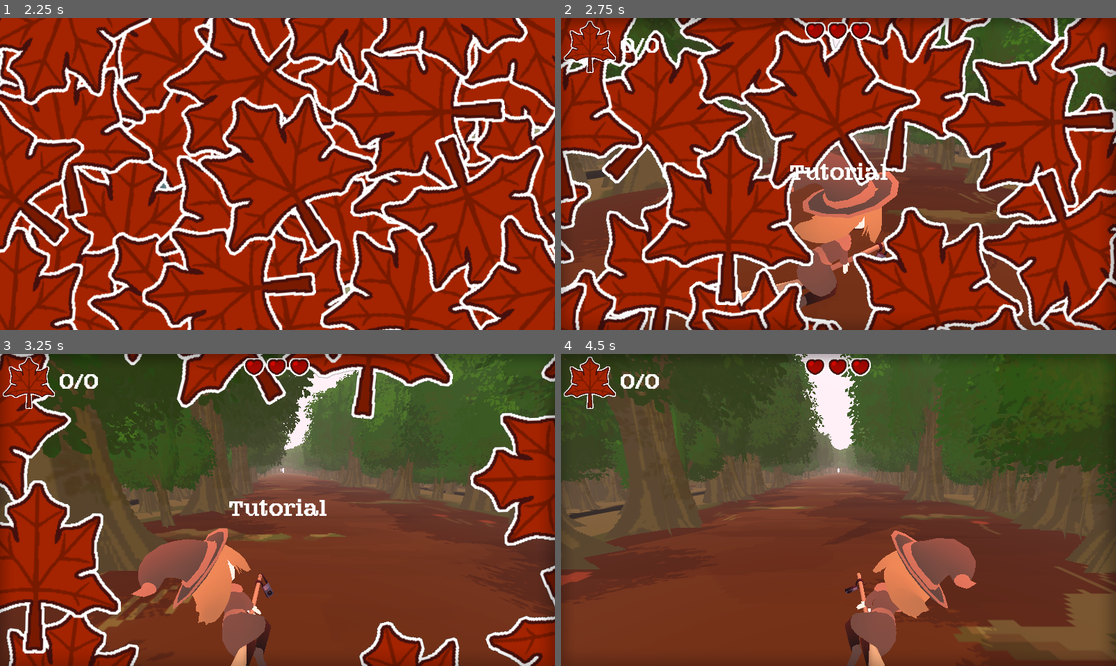
Above: before the commit, frames 1-4 (two rows, left to right).
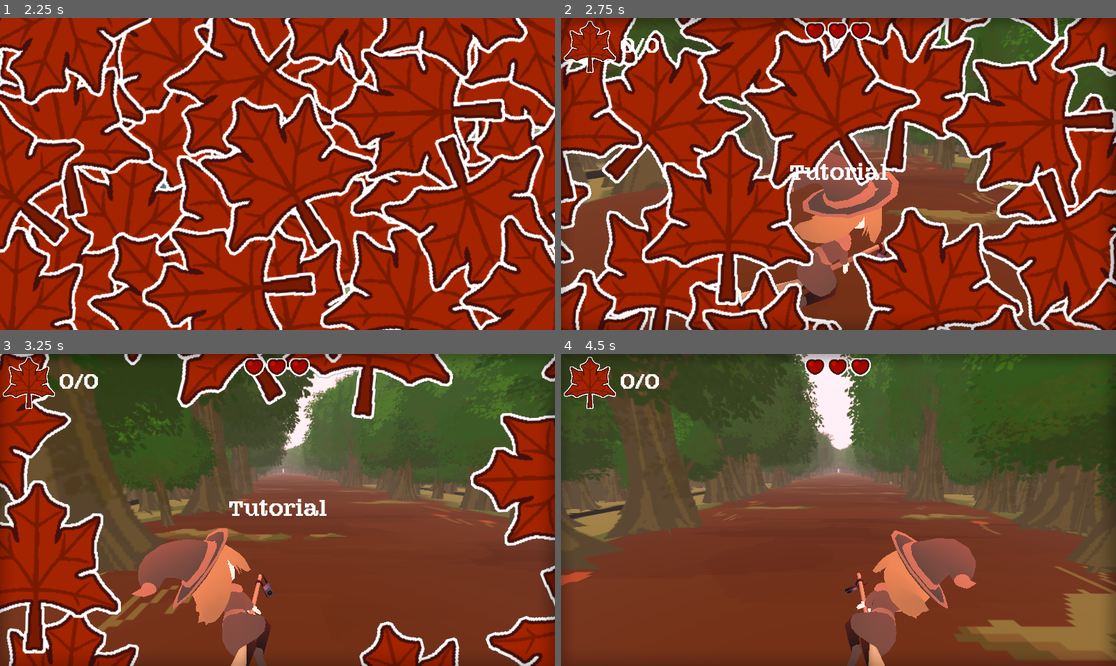
Above: after the commit, the same moments.

Repository: wewewer123/Cozy-Chaos-Fall-2025
Game: Godot game, scene res://scenes/game/GameHolder.tscn
Two runs of this game, one before a commit and one after it. Both use one fixed random seed, a clock stepped at 60 frames per second and the inputs below.
Inputs (mouse positions are in pixels of both pictures, inside the frame that each line leads up to):
- Up to frame 1 (2.25 s): tap Enter at 0.5 s; move the mouse to (399, 158) at 0.52 s; hold D (right) 0.53-1.25 s; tap G (read_leaf) at 0.6 s; click (399, 158) at 0.67 s; click "story" at 1.25 s; click "story" at 2 s
- Up to frame 2 (2.75 s): no input
- Up to frame 3 (3.25 s): move the mouse to (166, 525) at 2.77 s; hold A (left) from 2.78 s (still down); tap H (read_lives) at 2.85 s
- Up to frame 4 (4.5 s): move the mouse to (894, 441) at 3.52 s; release A (left) at 3.53 s; hold D (right) from 3.53 s (still down); tap T at 3.6 s; move the mouse to (810, 572) at 4.27 s; tap Y at 4.35 s; click (810, 572) at 4.42 s

Frame 1 is identical in both runs. In frame 2, 1.0% of the frame differs, in the area x 1-91%, y 2-66%; in frame 3, 3.2%; in frame 4, 4.6%, in the area x 0-100%, y 0-98%.
Error in both runs: Invalid access to property or key 'leaf' on a base object of type 'Nil'. (res://scripts/game/game_manager.gd:47)

Commit message:
Fixes Tree Fade In

Diff:
--- a/scenes/lane_objects/lane_spawner.tscn
+++ b/scenes/lane_objects/lane_spawner.tscn
@@ -1,7 +1,7 @@
 [gd_scene load_steps=7 format=3 uid="uid://cktfpcvhahrcj"]
 
 [ext_resource type="Script" uid="uid://dhjvv4781r048" path="res://scripts/lane_objects/Spawner.gd" id="1_iv1uh"]
-[ext_resource type="PackedScene" uid="uid://b5fjd6vcxcjrp" path="res://scenes/lane_objects/obstacles/autumnTrees.tscn" id="2_23yn0"]
+[ext_resource type="PackedScene" uid="uid://b5fjd6vcxcjrp" path="res://scenes/lane_objects/obstacles/tree.tscn" id="2_23yn0"]
 [ext_resource type="PackedScene" uid="uid://cqcmrldguya81" path="res://scenes/lane_objects/obstacles/ghost.tscn" id="3_wg0tn"]
 [ext_resource type="PackedScene" uid="uid://db86y3xlsmqhs" path="res://scenes/lane_objects/collectables/leaf.tscn" id="4_k5lyl"]
 [ext_resource type="PackedScene" uid="uid://bo3apvyv0kqo2" path="res://scenes/lane_objects/collectables/heart.tscn" id="5_1m4cb"]
--- a/scenes/lane_objects/obstacles/autumnTrees.tscn
+++ /dev/null
@@ -1,56 +0,0 @@
-[gd_scene load_steps=27 format=3 uid="uid://b5fjd6vcxcjrp"]
-
-[ext_resource type="Script" uid="uid://ccn5l2kfiih63" path="res://scripts/lane_objects/obstacles/tree.gd" id="1_6kw8v"]
-[ext_resource type="Texture2D" uid="uid://mwi64omduxte" path="res://assets/art/2D/trees/trees_green/t111.png" id="2_okqqn"]
-[ext_resource type="Texture2D" uid="uid://d2p88kguf874h" path="res://assets/art/2D/trees/trees_green/t222.png" id="3_d0n8w"]
-[ext_resource type="Texture2D" uid="uid://c14kgw3dywa0w" path="res://assets/art/2D/trees/trees_green/t333.png" id="4_kh4kj"]
-[ext_resource type="Texture2D" uid="uid://b8g0kfielnnu" path="res://assets/art/2D/trees/trees_green/t444.png" id="5_s5jfg"]
-[ext_resource type="Texture2D" uid="uid://bye5ca73mbnoe" path="res://assets/art/2D/trees/trees_green/t555.png" id="6_ckdr0"]
-[ext_resource type="Texture2D" uid="uid://y0oedotpuuvl" path="res://assets/art/2D/trees/trees_red_dark/ta1.png" id="7_icqer"]
-[ext_resource type="Texture2D" uid="uid://dlyrrlqgp43vh" path="res://assets/art/2D/trees/trees_red_dark/ta2.png" id="8_brb0k"]
-[ext_resource type="Texture2D" uid="uid://c3jfj14nocr8k" path="res://assets/art/2D/trees/trees_red_dark/ta3.png" id="9_855fg"]
-[ext_resource type="Texture2D" uid="uid://ct4bly3e0bfgl" path="res://assets/art/2D/trees/trees_red_dark/ta4.png" id="10_o1sfh"]
-[ext_resource type="Texture2D" uid="uid://d08314civhxj1" path="res://assets/art/2D/trees/trees_red_dark/ta5.png" id="11_1x0ya"]
-[ext_resource type="Texture2D" uid="uid://t7rayi1myxm2" path="res://assets/art/2D/trees/trees_yellow/ta111.png" id="12_pm1sm"]
-[ext_resource type="Texture2D" uid="uid://crucks8tw0bxc" path="res://assets/art/2D/trees/trees_orange/ta1111.png" id="13_r05bm"]
-[ext_resource type="Texture2D" uid="uid://ctvofsuwpt834" path="res://assets/art/2D/trees/trees_red/ta11111.png" id="14_fhsml"]
-[ext_resource type="Texture2D" uid="uid://b3rhmkpin2sx6" path="res://assets/art/2D/trees/trees_yellow/ta222.png" id="15_ofwfs"]
-[ext_resource type="Texture2D" uid="uid://cathc2sqso0tc" path="res://assets/art/2D/trees/trees_orange/ta2222.png" id="16_g73ry"]
-[ext_resource type="Texture2D" uid="uid://5tg33ylh18kc" path="res://assets/art/2D/trees/trees_red/ta22222.png" id="17_u6p5e"]
-[ext_resource type="Texture2D" uid="uid://oedkuq583pd4" path="res://assets/art/2D/trees/trees_yellow/ta333.png" id="18_vn7dw"]
-[ext_resource type="Texture2D" uid="uid://cj15gaj72kcpe" path="res://assets/art/2D/trees/trees_orange/ta3333.png" id="19_2yo02"]
-[ext_resource type="Texture2D" uid="uid://qvvcms4qrral" path="res://assets/art/2D/trees/trees_red/ta44444.png" id="20_x44jh"]
-[ext_resource type="PackedScene" uid="uid://dm2tki6bw81f" path="res://scenes/world/decoration/tree/tree_texture.tscn" id="22_8081k"]
-[ext_resource type="PackedScene" uid="uid://cmse7wm7o0tm3" path="res://scenes/lane_objects/movement.tscn" id="22_w3hr8"]
-[ext_resource type="Script" uid="uid://swufmobnrt5n" path="res://scripts/world/tree_texture_setter.gd" id="23_1ef7d"]
-[ext_resource type="PackedScene" uid="uid://big6ghvxhq5pr" path="res://scenes/lane_objects/directional_audio_manager.tscn" id="24_u5em8"]
-[ext_resource type="AudioStream" uid="uid://ccp45bxb8x0x0" path="res://assets/audio/sounds/sound effect ojpe/woodpecker.mp3" id="25_xso80"]
-
-[sub_resource type="CylinderShape3D" id="CylinderShape3D_avsvi"]
-height = 5.4677734
-radius = 1.8818359
-
-[node name="Tree" type="Area3D" node_paths=PackedStringArray("textureSetter")]
-collision_layer = 8
-script = ExtResource("1_6kw8v")
-summer_textures = Array[Texture2D]([ExtResource("2_okqqn"), ExtResource("3_d0n8w"), ExtResource("4_kh4kj"), ExtResource("5_s5jfg"), ExtResource("6_ckdr0")])
-semi_autumn_textures = Array[Texture2D]([ExtResource("7_icqer"), ExtResource("8_brb0k"), ExtResource("9_855fg"), ExtResource("10_o1sfh"), ExtResource("11_1x0ya")])
-autumn_textures = Array[Texture2D]([ExtResource("12_pm1sm"), ExtResource("13_r05bm"), ExtResource("14_fhsml"), ExtResource("15_ofwfs"), ExtResource("16_g73ry"), ExtResource("17_u6p5e"), ExtResource("18_vn7dw"), ExtResource("19_2yo02"), ExtResource("20_x44jh")])
-textureSetter = NodePath("Texture")
-treeType = 2
-
-[node name="CollisionShape3D" type="CollisionShape3D" parent="."]
-transform = Transform3D(1, 0, 0, 0, 1, 0, 0, 0, 1, -0.06652832, 2.6157901, 0)
-shape = SubResource("CylinderShape3D_avsvi")
-
-[node name="Movement" parent="." instance=ExtResource("22_w3hr8")]
-
-[node name="Texture" parent="." instance=ExtResource("22_8081k")]
-transform = Transform3D(1.5, 0, 0, 0, 1.5, 0, 0, 0, 1.5, 0, 0, 0)
-script = ExtResource("23_1ef7d")
-texture = ExtResource("20_x44jh")
-
-[node name="LaneEntityDirectionalAudio" parent="." instance=ExtResource("24_u5em8")]
-soundeffect = ExtResource("25_xso80")
-
-[connection signal="body_entered" from="." to="." method="_on_body_entered"]
--- a/scenes/lane_objects/obstacles/summerTrees.tscn
+++ /dev/null
@@ -1,55 +0,0 @@
-[gd_scene load_steps=27 format=3 uid="uid://b7kvvc8waf021"]
-
-[ext_resource type="Script" uid="uid://ccn5l2kfiih63" path="res://scripts/lane_objects/obstacles/tree.gd" id="1_16g3y"]
-[ext_resource type="Texture2D" uid="uid://mwi64omduxte" path="res://assets/art/2D/trees/trees_green/t111.png" id="2_ynx4y"]
-[ext_resource type="Texture2D" uid="uid://d2p88kguf874h" path="res://assets/art/2D/trees/trees_green/t222.png" id="3_v72n4"]
-[ext_resource type="Texture2D" uid="uid://c14kgw3dywa0w" path="res://assets/art/2D/trees/trees_green/t333.png" id="4_56e16"]
-[ext_resource type="Texture2D" uid="uid://b8g0kfielnnu" path="res://assets/art/2D/trees/trees_green/t444.png" id="5_f7hvq"]
-[ext_resource type="Texture2D" uid="uid://bye5ca73mbnoe" path="res://assets/art/2D/trees/trees_green/t555.png" id="6_74qlo"]
-[ext_resource type="Texture2D" uid="uid://y0oedotpuuvl" path="res://assets/art/2D/trees/trees_red_dark/ta1.png" id="7_xfeij"]
-[ext_resource type="Texture2D" uid="uid://dlyrrlqgp43vh" path="res://assets/art/2D/trees/trees_red_dark/ta2.png" id="8_g3qcl"]
-[ext_resource type="Texture2D" uid="uid://c3jfj14nocr8k" path="res://assets/art/2D/trees/trees_red_dark/ta3.png" id="9_813ct"]
-[ext_resource type="Texture2D" uid="uid://ct4bly3e0bfgl" path="res://assets/art/2D/trees/trees_red_dark/ta4.png" id="10_k48cq"]
-[ext_resource type="Texture2D" uid="uid://d08314civhxj1" path="res://assets/art/2D/trees/trees_red_dark/ta5.png" id="11_q0a85"]
-[ext_resource type="Texture2D" uid="uid://t7rayi1myxm2" path="res://assets/art/2D/trees/trees_yellow/ta111.png" id="12_xq58d"]
-[ext_resource type="Texture2D" uid="uid://crucks8tw0bxc" path="res://assets/art/2D/trees/trees_orange/ta1111.png" id="13_rc20p"]
-[ext_resource type="Texture2D" uid="uid://ctvofsuwpt834" path="res://assets/art/2D/trees/trees_red/ta11111.png" id="14_5qrco"]
-[ext_resource type="Texture2D" uid="uid://b3rhmkpin2sx6" path="res://assets/art/2D/trees/trees_yellow/ta222.png" id="15_l22nm"]
-[ext_resource type="Texture2D" uid="uid://cathc2sqso0tc" path="res://assets/art/2D/trees/trees_orange/ta2222.png" id="16_hau7w"]
-[ext_resource type="Texture2D" uid="uid://5tg33ylh18kc" path="res://assets/art/2D/trees/trees_red/ta22222.png" id="17_6foml"]
-[ext_resource type="Texture2D" uid="uid://oedkuq583pd4" path="res://assets/art/2D/trees/trees_yellow/ta333.png" id="18_ibjvk"]
-[ext_resource type="Texture2D" uid="uid://cj15gaj72kcpe" path="res://assets/art/2D/trees/trees_orange/ta3333.png" id="19_8mo3q"]
-[ext_resource type="Texture2D" uid="uid://qvvcms4qrral" path="res://assets/art/2D/trees/trees_red/ta44444.png" id="20_lt72m"]
-[ext_resource type="PackedScene" uid="uid://dm2tki6bw81f" path="res://scenes/world/decoration/tree/tree_texture.tscn" id="21_jrq22"]
-[ext_resource type="PackedScene" uid="uid://cmse7wm7o0tm3" path="res://scenes/lane_objects/movement.tscn" id="22_0vcm1"]
-[ext_resource type="Script" uid="uid://swufmobnrt5n" path="res://scripts/world/tree_texture_setter.gd" id="22_fqlab"]
-[ext_resource type="PackedScene" uid="uid://big6ghvxhq5pr" path="res://scenes/lane_objects/directional_audio_manager.tscn" id="24_8o7y0"]
-[ext_resource type="AudioStream" uid="uid://ccp45bxb8x0x0" path="res://assets/audio/sounds/sound effect ojpe/woodpecker.mp3" id="25_l3hrv"]
-
-[sub_resource type="CylinderShape3D" id="CylinderShape3D_avsvi"]
-height = 5.4677734
-radius = 1.8818359
-
-[node name="Heart" type="Area3D" node_paths=PackedStringArray("textureSetter")]
-collision_layer = 8
-script = ExtResource("1_16g3y")
-summer_textures = Array[Texture2D]([ExtResource("2_ynx4y"), ExtResource("3_v72n4"), ExtResource("4_56e16"), ExtResource("5_f7hvq"), ExtResource("6_74qlo")])
-semi_autumn_textures = Array[Texture2D]([ExtResource("7_xfeij"), ExtResource("8_g3qcl"), ExtResource("9_813ct"), ExtResource("10_k48cq"), ExtResource("11_q0a85")])
-autumn_textures = Array[Texture2D]([ExtResource("12_xq58d"), ExtResource("13_rc20p"), ExtResource("14_5qrco"), ExtResource("15_l22nm"), ExtResource("16_hau7w"), ExtResource("17_6foml"), ExtResource("18_ibjvk"), ExtResource("19_8mo3q"), ExtResource("20_lt72m")])
-textureSetter = NodePath("Texture")
-
-[node name="CollisionShape3D" type="CollisionShape3D" parent="."]
-transform = Transform3D(1, 0, 0, 0, 1, 0, 0, 0, 1, -0.06652832, 2.6157901, 0)
-shape = SubResource("CylinderShape3D_avsvi")
-
-[node name="Texture" parent="." instance=ExtResource("21_jrq22")]
-transform = Transform3D(1.5, 0, 0, 0, 1.5, 0, 0, 0, 1.5, 0, 0, 0)
-script = ExtResource("22_fqlab")
-texture = ExtResource("5_f7hvq")
-
-[node name="Movement" parent="." instance=ExtResource("22_0vcm1")]
-
-[node name="LaneEntityDirectionalAudio" parent="." instance=ExtResource("24_8o7y0")]
-soundeffect = ExtResource("25_l3hrv")
-
-[connection signal="body_entered" from="." to="." method="_on_body_entered"]
--- /dev/null
+++ b/scenes/lane_objects/obstacles/tree.tscn
@@ -0,0 +1,32 @@
+[gd_scene load_steps=8 format=3 uid="uid://b5fjd6vcxcjrp"]
+
+[ext_resource type="Script" uid="uid://ccn5l2kfiih63" path="res://scripts/lane_objects/obstacles/tree.gd" id="1_lrxmn"]
+[ext_resource type="PackedScene" uid="uid://cmse7wm7o0tm3" path="res://scenes/lane_objects/movement.tscn" id="2_4jnww"]
+[ext_resource type="PackedScene" uid="uid://dm2tki6bw81f" path="res://scenes/world/decoration/tree/tree_texture.tscn" id="3_c1ard"]
+[ext_resource type="Script" uid="uid://swufmobnrt5n" path="res://scripts/world/tree_texture_setter.gd" id="4_5o1bh"]
+[ext_resource type="PackedScene" uid="uid://big6ghvxhq5pr" path="res://scenes/lane_objects/directional_audio_manager.tscn" id="6_y5xit"]
+[ext_resource type="AudioStream" uid="uid://ccp45bxb8x0x0" path="res://assets/audio/sounds/sound effect ojpe/woodpecker.mp3" id="7_m4c8x"]
+
+[sub_resource type="CylinderShape3D" id="CylinderShape3D_avsvi"]
+height = 5.4677734
+radius = 1.8818359
+
+[node name="Tree" type="Area3D" node_paths=PackedStringArray("textureSetter")]
+collision_layer = 8
+script = ExtResource("1_lrxmn")
+textureSetter = NodePath("Texture")
+
+[node name="CollisionShape3D" type="CollisionShape3D" parent="."]
+transform = Transform3D(1, 0, 0, 0, 1, 0, 0, 0, 1, -0.06652832, 2.6157901, 0)
+shape = SubResource("CylinderShape3D_avsvi")
+
+[node name="Movement" parent="." instance=ExtResource("2_4jnww")]
+
+[node name="Texture" parent="." instance=ExtResource("3_c1ard")]
+transform = Transform3D(1.5, 0, 0, 0, 1.5, 0, 0, 0, 1.5, 0, 0, 0)
+script = ExtResource("4_5o1bh")
+
+[node name="LaneEntityDirectionalAudio" parent="." instance=ExtResource("6_y5xit")]
+soundeffect = ExtResource("7_m4c8x")
+
+[connection signal="body_entered" from="." to="." method="_on_body_entered"]
--- a/scenes/world/decoration/tree/tree_texture.tscn
+++ b/scenes/world/decoration/tree/tree_texture.tscn
@@ -6,18 +6,12 @@
 
 [node name="Sprite3D 4" type="Sprite3D" parent="."]
 transform = Transform3D(2, 0, 0, 0, 2, 0, 0, 0, 2, 0, 2.6, 0)
-alpha_cut = 1
-alpha_antialiasing_mode = 2
 texture = ExtResource("2_3exsv")
 
 [node name="Sprite3D 5" type="Sprite3D" parent="."]
 transform = Transform3D(1.4142134, 0, -1.4142134, 0, 2, 0, 1.4142134, 0, 1.4142134, 0, 2.6, 0.05)
-alpha_cut = 1
-alpha_antialiasing_mode = 2
 texture = ExtResource("2_3exsv")
 
 [node name="Sprite3D 6" type="Sprite3D" parent="."]
 transform = Transform3D(1.4142135, 0, 1.4142135, 0, 2, 0, -1.4142135, 0, 1.4142135, 0, 2.6, 0.1)
-alpha_cut = 1
-alpha_antialiasing_mode = 2
 texture = ExtResource("2_3exsv")
--- a/scripts/lane_objects/obstacles/tree.gd
+++ b/scripts/lane_objects/obstacles/tree.gd
@@ -1,42 +1,7 @@
 extends CollisionObject
 
-enum TreeType { SUMMER, SEMI_AUTUMN, AUTUMN }
-
-@export var summer_textures: Array[Texture2D]
-@export var semi_autumn_textures: Array[Texture2D]
-@export var autumn_textures: Array[Texture2D]
-
-@export var treeType: TreeType
-
-# Called when the node enters the scene tree for the first time.
 func _ready():
 	type = CollisionType.TREE
-	#replace_sprites()
-
-#TODO: Use tree factories here
-
-func replace_sprites() -> void:
-	var textures: Array[Texture2D]
-
-	match type:
-		TreeType.SUMMER:
-			textures = summer_textures
-		TreeType.SEMI_AUTUMN:
-			textures = semi_autumn_textures
-		TreeType.AUTUMN:
-			textures = autumn_textures
-
-	if textures.is_empty():
-		push_warning("No textures set for this tree type")
-		return
-
-	var rng := RandomNumberGenerator.new()
-	rng.randomize()
-	var index := rng.randi_range(0, textures.size() - 1)
-
-	for child in get_children():
-		if child is Sprite3D:
-			child.texture = textures[index]
 
 func apply_effect(player: Node3D) -> void:
 	player.decrementHealth()
